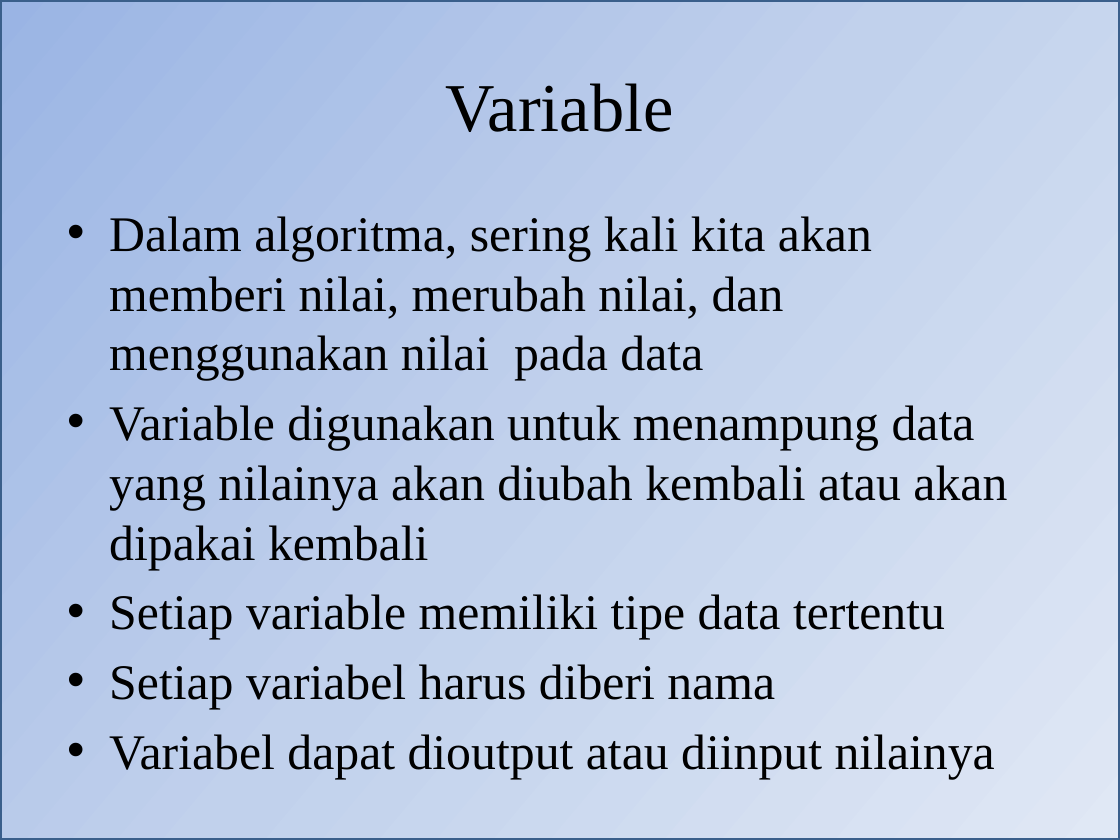
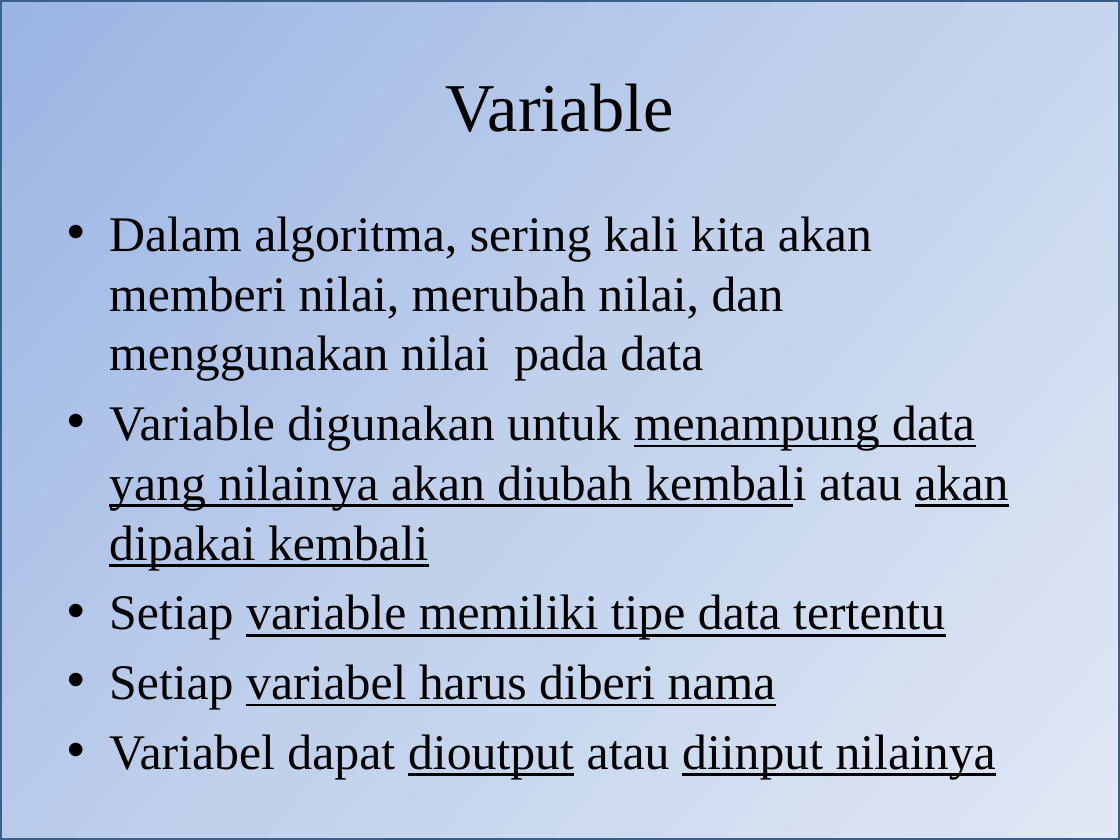
Before and after one commit to blodstone/Pengantar-Algoritma, a slide deck: slide 13 of Presentasi/Pertemuan 2 Pengenalan Algoritma.pptx. Drawn at 1120x840 pixels with LibreOffice and Linux fonts; fonts in the diff are those of the drawing. Boxes give left, top, right and bottom in pixels: in the first picture for what was removed or moved away, otherwise in the second. Text is boxed around its words. In the diff, an @@ line names an element or a change of style, - is before the commit and + after.

```diff
--- a/Presentasi/Pertemuan 2 Pengenalan Algoritma.pptx
+++ b/Presentasi/Pertemuan 2 Pengenalan Algoritma.pptx
@@ text at (109, 405, 1009, 770): underline on in "menampung data yang nilainya akan diubah kembali ...", "variable memiliki tipe data tertentu", "variabel harus diberi nama", "dioutput diinput nilainya" @@
```
Also in this commit, not shown: 1 other slide changed, 4 other files.
